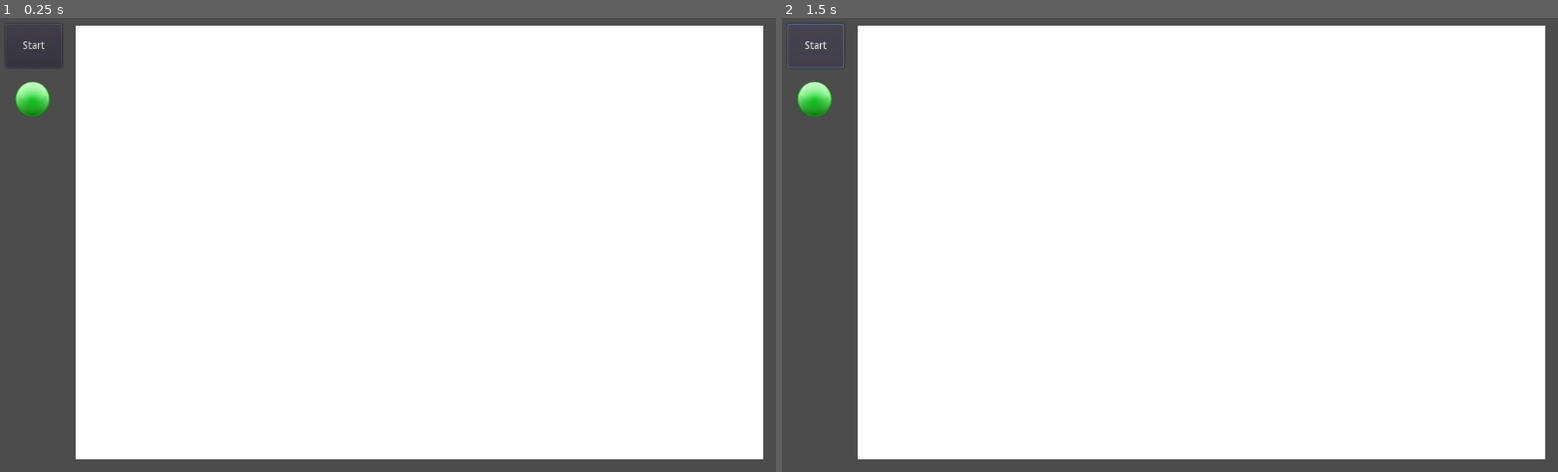
Above: before the commit, frames 1-2 (left to right).
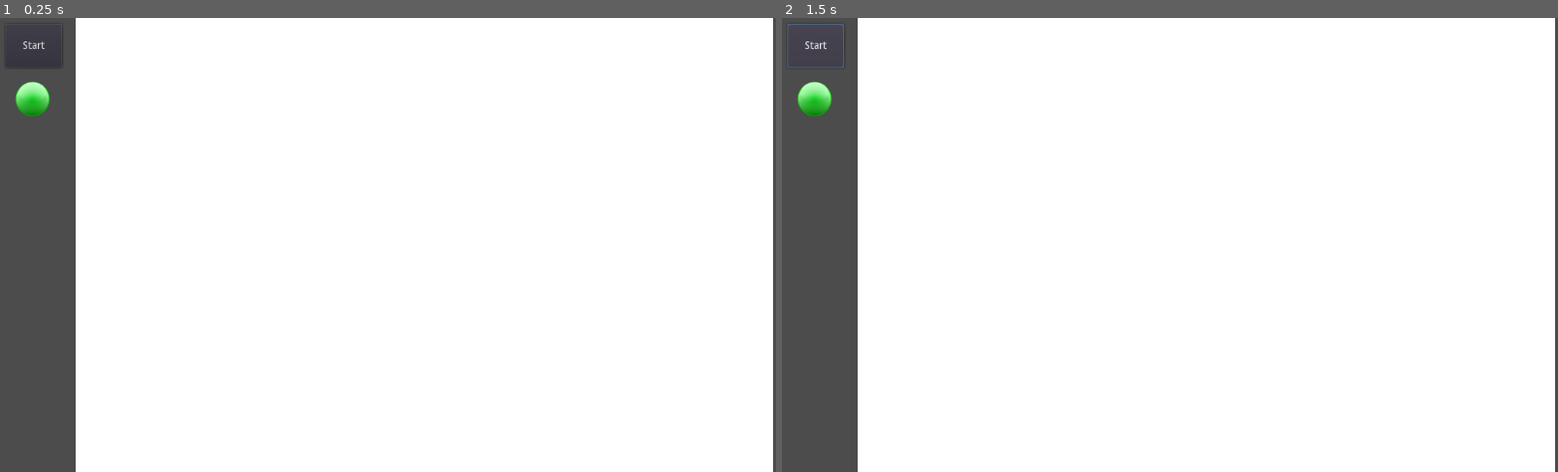
Above: after the commit, the same moments.

Repository: GodotGarden/contraption-game
Game: Godot game, scene res://Game.tscn
Two runs of this game, one before a commit and one after it. Both use one fixed random seed, a clock stepped at 60 frames per second and the inputs below.
Inputs:
- Up to frame 1 (0.25 s): no input
- Up to frame 2 (1.5 s): click "Start" at 0.5 s; click "Start" at 1.25 s

The runs differ from the first frame. In frame 1, 5.5% of the frame differs, in the area x 9-100%, y 0-100%; in frame 2, 5.5%.

Commit message:
Simplify workspace logic

Diff:
--- a/Ball.tscn
+++ b/Ball.tscn
@@ -7,7 +7,7 @@
 custom_solver_bias = 0.0
 radius = 23.6945
 
-[node name="Ball" type="RigidBody2D" index="0"]
+[node name="Ball" type="RigidBody2D"]
 
 input_pickable = false
 collision_layer = 1
--- a/Game.tscn
+++ b/Game.tscn
@@ -4,7 +4,11 @@
 [ext_resource path="res://images/green_ball-64px.png" type="Texture" id=2]
 [ext_resource path="res://Green_Ball_Button.gd" type="Script" id=3]
 
-[node name="Game" type="Node"]
+[node name="Game" type="Node" index="0"]
+
+__meta__ = {
+"_edit_horizontal_guides_": [ -0.130142 ]
+}
 
 [node name="Workspace" type="ColorRect" parent="." index="0"]
 
@@ -13,9 +17,8 @@
 anchor_right = 0.0
 anchor_bottom = 0.0
 margin_left = 100.0
-margin_top = 10.0
-margin_right = 1007.0
-margin_bottom = 583.0
+margin_right = 1020.0
+margin_bottom = 600.0
 rect_pivot_offset = Vector2( 0, 0 )
 rect_clip_content = false
 mouse_filter = 0
--- a/Workspace.gd
+++ b/Workspace.gd
@@ -11,6 +11,6 @@
 	var workspace =get_node("/root/Game/Workspace")
 	var game_node = get_node("/root/Game")
 
-	scene_instance.position = workspace.rect_position + drop_position
+	scene_instance.position = drop_position
 
-	game_node.add_child(scene_instance)
+	workspace.add_child(scene_instance)
